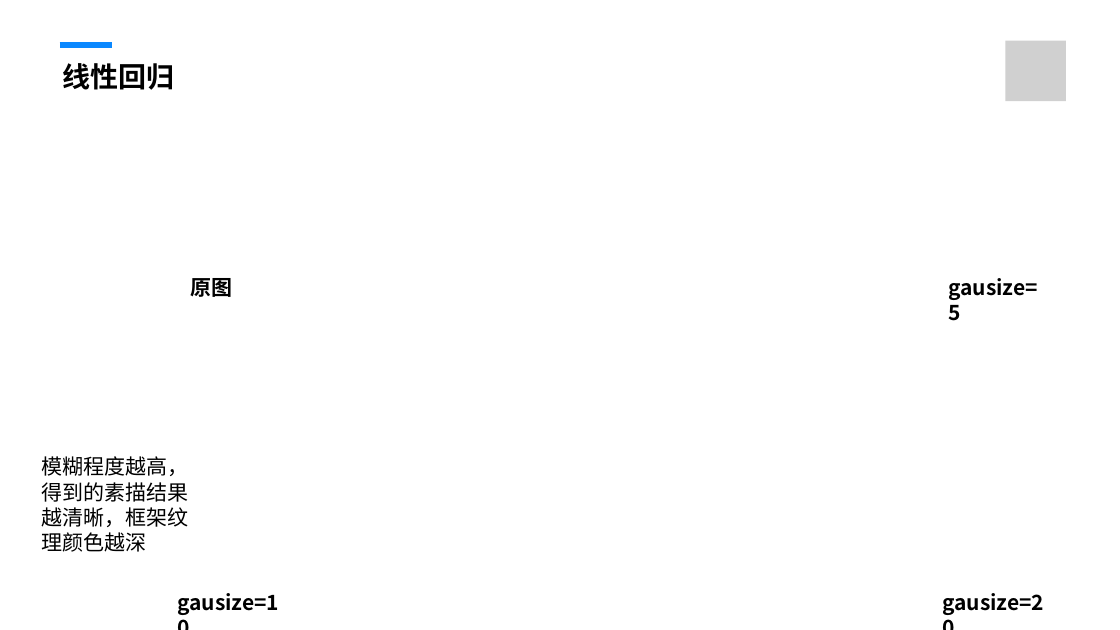
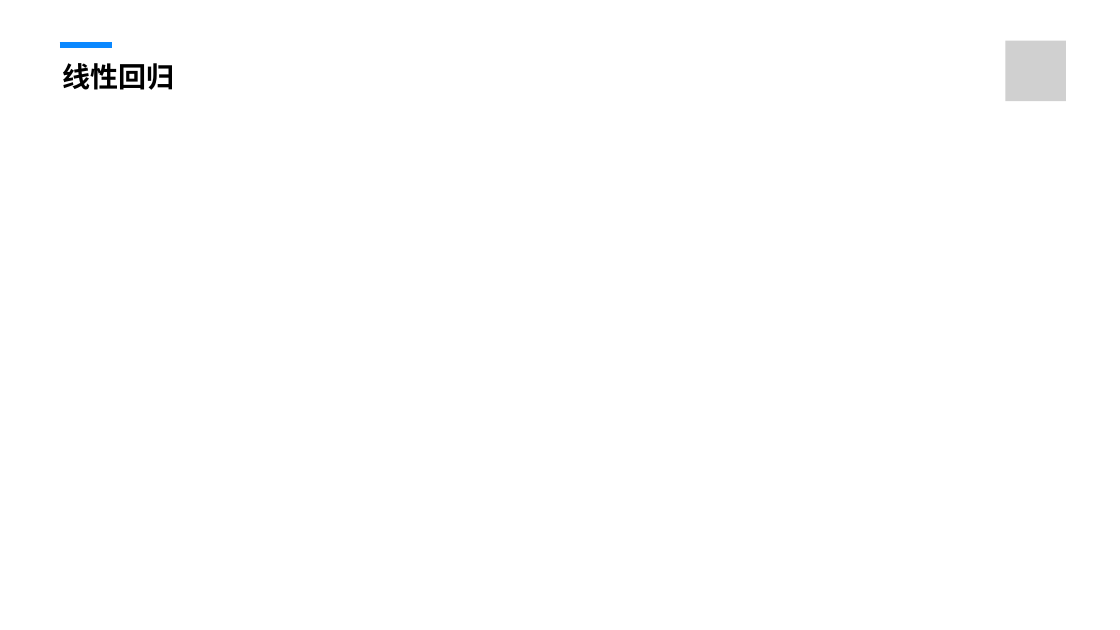
Before and after one commit to fengmian123/mid2rain.github.io, a slide deck: slide 19 of PPT+Word/智能制造质量预测.pptx (slide 17 before the commit). Drawn at 1120x630 pixels with LibreOffice and Linux fonts; fonts in the diff are those of the drawing; grey boxes stand for pictures. Boxes give left, top, right and bottom in pixels: in the first picture for what was removed or moved away, otherwise in the second. Text is boxed around its words. In the diff, an @@ line names an element or a change of style, - is before the commit and + after.

```diff
--- a/PPT+Word/智能制造质量预测.pptx
+++ b/PPT+Word/智能制造质量预测.pptx
@@ text removed at (190, 274, 232, 300) @@
-原图
@@ text removed at (948, 278, 1038, 321) @@
-gausize=5
@@ text removed at (41, 456, 188, 552) @@
-模糊程度越高，得到的素描结果越清晰，框架纹理颜色越深
@@ text removed at (177, 593, 279, 615) @@
-gausize=10
@@ text removed at (942, 593, 1044, 615) @@
-gausize=20
```
Also in this commit, not shown: 9 other slides changed, 12 slides added, 12 slides removed, 6 other files.
